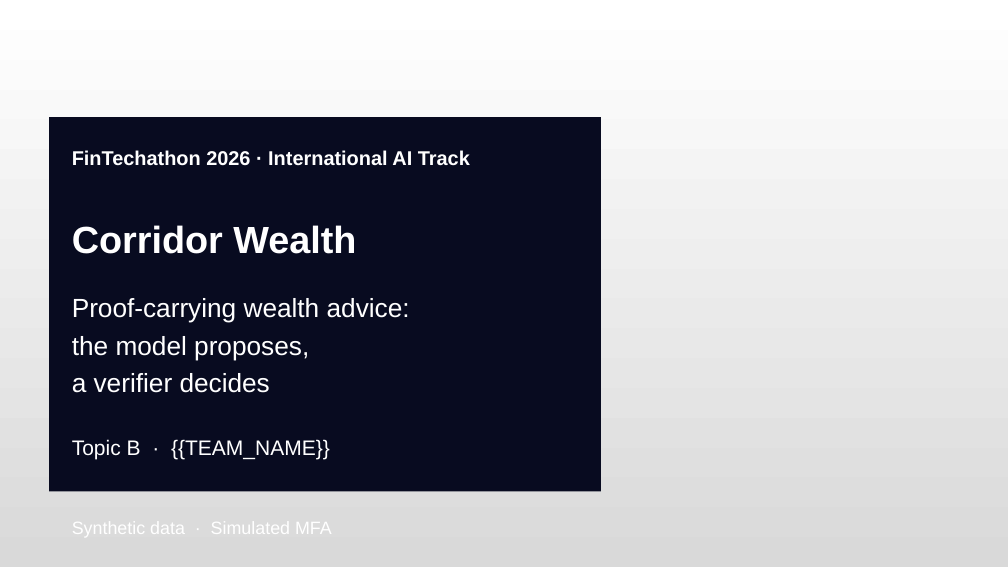
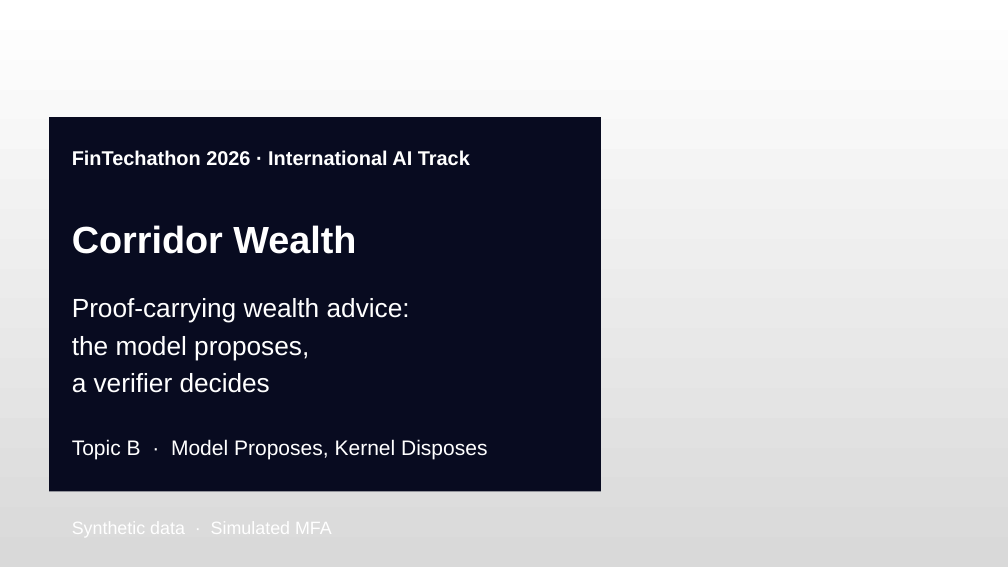
Before and after one commit to pzy54154631-hub/Shenzhen-Fintech-international-Project, a slide deck: slide 1 of docs/submission/deck.pptx. Drawn at 1008x567 pixels with LibreOffice and Linux fonts; fonts in the diff are those of the drawing; background and template pictures are left out. Boxes give left, top, right and bottom in pixels: in the first picture for what was removed or moved away, otherwise in the second. Text is boxed around its words. In the diff, an @@ line names an element or a change of style, - is before the commit and + after.

Commit message:
Finalize team identity and local demo instructions

```diff
--- a/docs/submission/deck.pptx
+++ b/docs/submission/deck.pptx
@@ text at (72,439,487,460): text changed @@
-Topic B · {{TEAM_NAME}}
+Topic B · Model Proposes, Kernel Disposes
```
Also in this commit, not shown: 15 other files.
